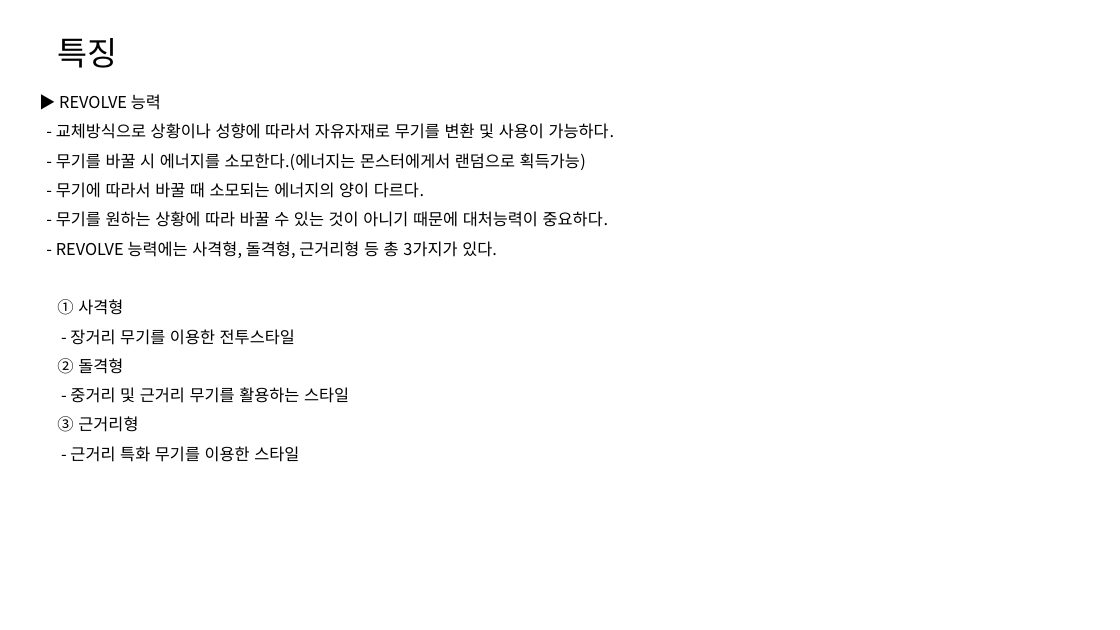
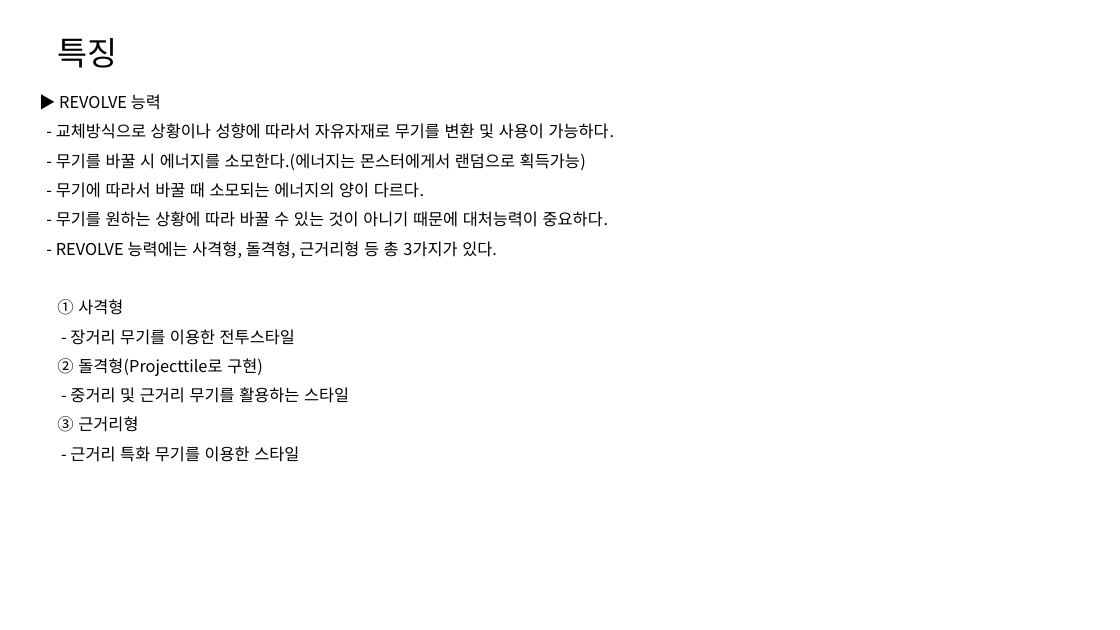
Before and after one commit to ORB-Union/ProJect, a slide deck: slide 3 of Revolution/기획서 및 목표/REVOLUTION 기획서.pptm. Drawn at 1120x630 pixels with LibreOffice and Linux fonts; fonts in the diff are those of the drawing; background and template pictures are left out. Boxes give left, top, right and bottom in pixels: in the first picture for what was removed or moved away, otherwise in the second. Text is boxed around its words. In the diff, an @@ line names an element or a change of style, - is before the commit and + after.

Commit message:
총알 구현중, 파티클 추가예정

```diff
--- a/Revolution/기획서 및 목표/REVOLUTION 기획서.pptm
+++ b/Revolution/기획서 및 목표/REVOLUTION 기획서.pptm
@@ text at <box>57,358,263,376</box>: text changed @@
-② 돌격형
+② 돌격형(Projecttile로 구현)
```
Also in this commit, not shown: 5 other files.
